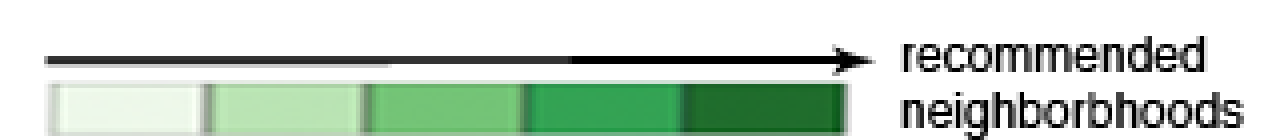
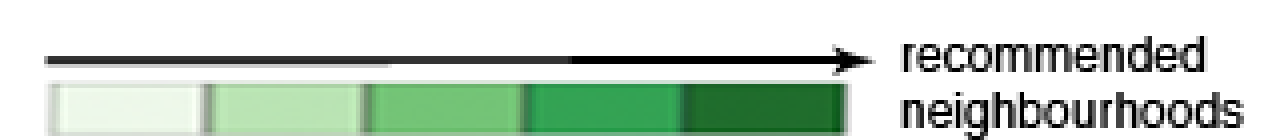
Layered file, before and after one edit (1284×140). Changes by layer:
renamed "recommended neighborbhoods" to "recommended neighbourhoods", painted on it over (x1=1072, y1=92, x2=1116, y2=128)
